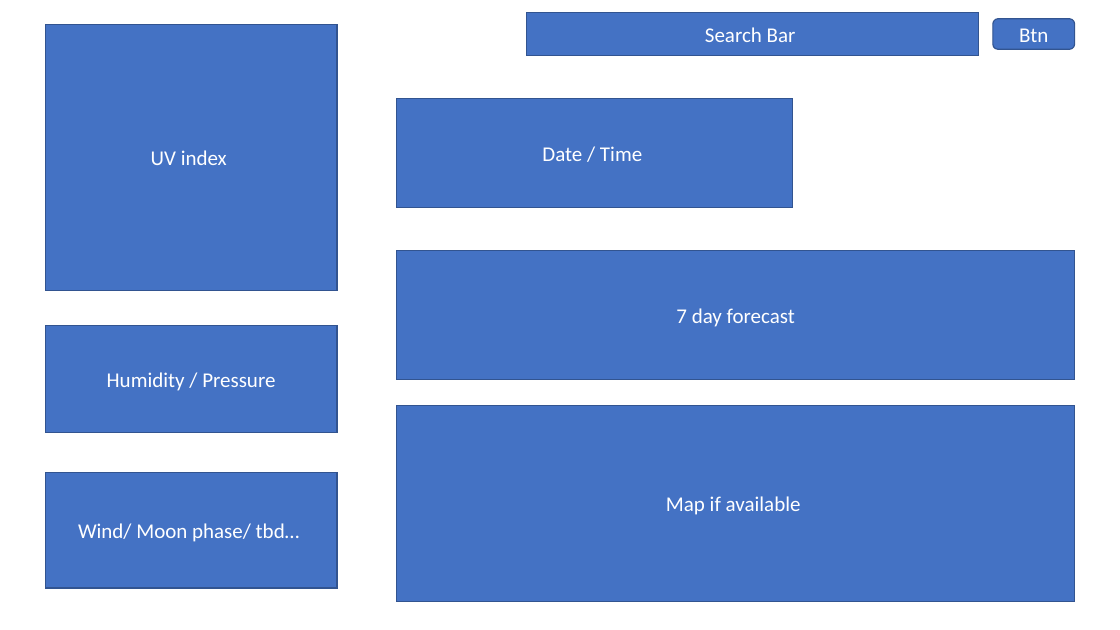
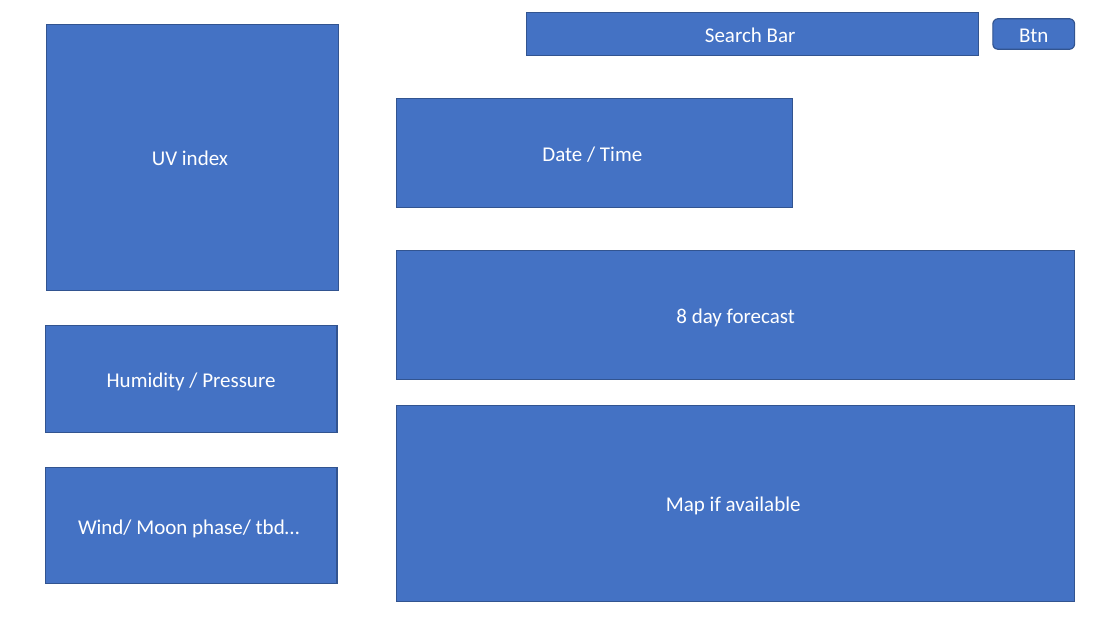
Before and after one commit to NTParker/Project-1, a slide deck: slide 1 of assets/imgs/Presentation1.pptx. Drawn at 1120x630 pixels with LibreOffice and Linux fonts; fonts in the diff are those of the drawing. Boxes give left, top, right and bottom in pixels: in the first picture for what was removed or moved away, otherwise in the second. Text is boxed around its words. In the diff, an @@ line names an element or a change of style, - is before the commit and + after.

```diff
--- a/assets/imgs/Presentation1.pptx
+++ b/assets/imgs/Presentation1.pptx
@@ text in rectangle at (x1=676, y1=308, x2=795, y2=327): text changed @@
-7 day forecast
+8 day forecast
@@ rectangle "Wind/ Moon phase/ tbd…" moved from (x1=45, y1=472, x2=337, y2=588) to (x1=45, y1=468, x2=337, y2=584) @@
```
Also in this commit, not shown: 1 slide added, 2 other files.
